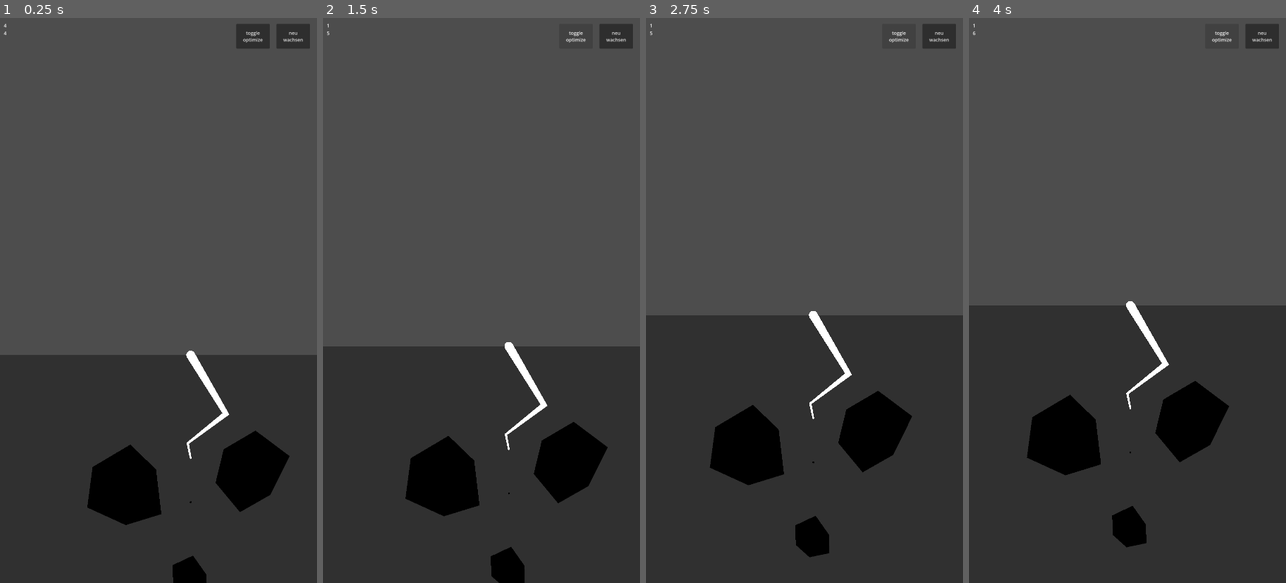
Above: before the commit, frames 1-4 (left to right).
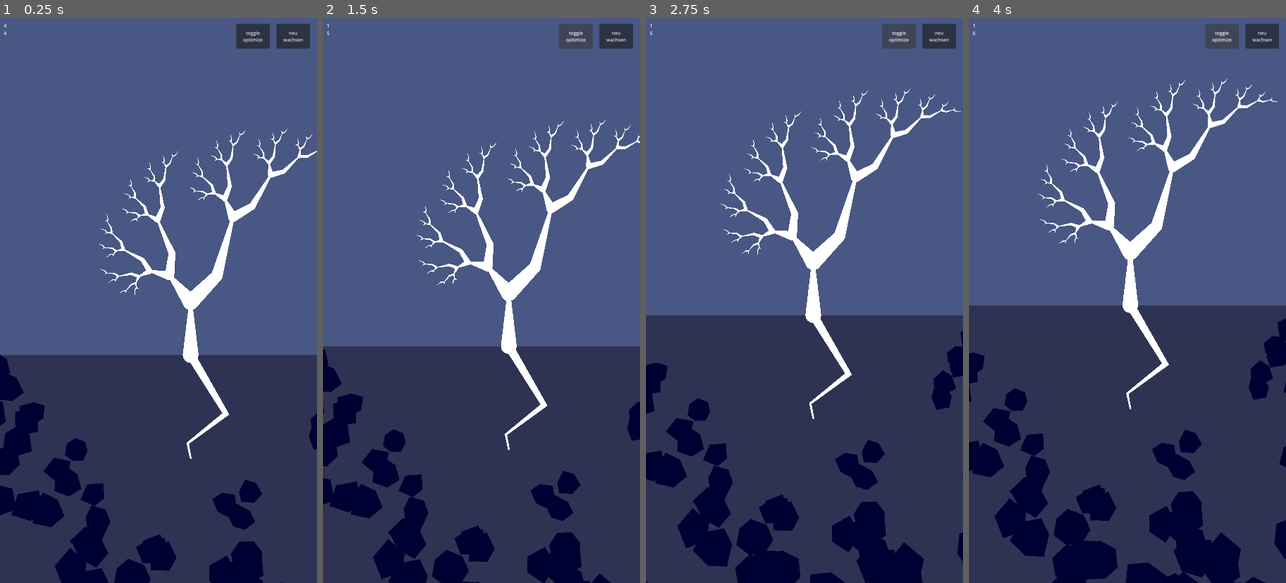
Above: after the commit, the same moments.

Repository: PSteinhaus/mathtrees
Game: Godot game, scene res://scenes/world.tscn
Same seed, same stepped clock (60 frames per second), same inputs: the game is played once before the commit and once after it.
Inputs:
- Up to frame 1 (0.25 s): no input
- Up to frame 2 (1.5 s): click "neu wachsen" at 0.5 s; click "toggle optimize" at 1.25 s
- Up to frame 3 (2.75 s): click "toggle optimize" at 2 s
- Up to frame 4 (4 s): click "neu wachsen" at 2.75 s; click "toggle optimize" at 3.5 s

The runs differ from the first frame. In frame 1, 99% of the frame differs, in the area x 0-100%, y 0-100%; in frame 2, 99%; in frame 3, 99%; in frame 4, 99%.

Commit message:
created pretty boulder distribution and tree

Diff:
--- a/project.godot
+++ b/project.godot
@@ -42,3 +42,4 @@
 renderer/rendering_method="gl_compatibility"
 renderer/rendering_method.mobile="gl_compatibility"
 textures/vram_compression/import_etc2_astc=true
+environment/defaults/default_clear_color=Color(0.28109208, 0.3404848, 0.5125523, 1)
--- a/scenes/world.tscn
+++ b/scenes/world.tscn
@@ -14,13 +14,18 @@
 script = ExtResource("1_nnsk1")
 
 [node name="MeshInstance2D" type="MeshInstance2D" parent="World" unique_id=737727527]
-modulate = Color(0.18717614, 0.18717614, 0.18717614, 1)
+modulate = Color(0.18398687, 0.20137545, 0.32369912, 1)
 position = Vector2(540, 894)
 scale = Vector2(394235.28, 1169824.4)
 mesh = SubResource("QuadMesh_rwgxs")
 
 [node name="RT_Tree" type="Node2D" parent="World" unique_id=768663180]
 position = Vector2(540, 894)
+script = ExtResource("2_rwgxs")
+metadata/_custom_type_script = "uid://bao8uj5b72l54"
+
+[node name="RT_Tree_Up" type="Node2D" parent="World" unique_id=465707927]
+position = Vector2(1080, 1788)
 script = ExtResource("2_rwgxs")
 metadata/_custom_type_script = "uid://bao8uj5b72l54"
 
--- a/scripts/boulder.gd
+++ b/scripts/boulder.gd
@@ -61,7 +61,7 @@
 		shader_type canvas_item;
 
 		void fragment() {
-			COLOR = vec4(0.0, 0.0, 0.0, 1.0); // solid black
+			COLOR = vec4(0.0, 0.0, 0.2, 1.0); // solid black
 		}
 	"""
 
--- a/scripts/boulder_map.gd
+++ b/scripts/boulder_map.gd
@@ -63,8 +63,8 @@
 	return closest_point
 
 ## pos in global coords
-func generate_boulder_at(pos: Vector2):
-	var s = 3. * randf()
+func generate_boulder_at(pos: Vector2, size: float = 1.5):
+	var s = size
 	var b = Boulder.generate_at(pos, TAU * randf(), Vector2(s, s))
 	update_boulder(b)
 
--- a/scripts/rt_tree.gd
+++ b/scripts/rt_tree.gd
@@ -6,14 +6,26 @@
 signal optimize_finished
 var is_optimized: bool = false
 
+func clone() -> RT_Tree:
+	var copy = RT_Tree.new()
+	copy.root = Line2D.new()
+	copy.root.points = root.points # copied internally by Godot, so no clone needed
+	copy.add_child(copy.root)
+	# also clone the children recursively
+	for rt_child in rt_children.keys():
+		var index = rt_children[rt_child]
+		var child_copy = rt_child.clone()
+		copy.add_rt_child(child_copy, index)
+	return copy
+
 func _ready() -> void:
 	if root == null:
 		root = Line2D.new()
 		add_child(root)
-		root.default_color = Color.WHITE
-		root.width = 30.
-		root.begin_cap_mode = Line2D.LINE_CAP_ROUND
-		root.end_cap_mode = Line2D.LINE_CAP_ROUND
+	root.default_color = Color.WHITE
+	root.width = 30.
+	root.begin_cap_mode = Line2D.LINE_CAP_ROUND
+	root.end_cap_mode = Line2D.LINE_CAP_ROUND
 	var default_curve = Curve.new()
 
 	# First point: x = 0, y = 1.0 (start fully visible)
@@ -50,7 +62,7 @@
 				optimize_finished.emit()
 			opt_cooldown = OPTIMIZE_COOLDOWN
 
-func add_point(pos: Vector2) -> void:
+func add_point(pos: Vector2, opt: bool = true) -> void:
 	# Adds a point to the root Line2D.
 	if root == null:
 		push_warning("RT_Tree: root is not assigned.")
@@ -58,7 +70,7 @@
 	root.add_point(pos)
 	# activate optimization
 	is_optimized = false
-	optimization_activated = true
+	optimization_activated = opt
 
 func points() -> PackedVector2Array:
 	return root.points
@@ -107,9 +119,17 @@
 	var skip: bool = false
 	# if max_points is a positive number only so many points should be optimized at max
 	# these points are to be taken from the end of the root
-	var start_index: int = 0
+	# also: start only AT the last child, so that we don't have to mess around with rt_children
+	#       losing their parent index / having it moved
+	var start_index: int
+	if rt_children.is_empty():
+		start_index = 0
+	else:
+		start_index = rt_children.values().reduce(func(acc, x):
+			return max(acc, x)
+		)
 	if max_points >= 0:
-		start_index = clamp(points.size() - max_points, 0, points.size())
+		start_index = clamp(points.size() - max_points, start_index, points.size())
 		# make sure all points up to there are contained in the new_points
 		if not in_place:
 			new_points.append_array(points.slice(0,start_index))
@@ -165,6 +185,51 @@
 		children_count += c.point_count_with_children()
 	return count + children_count
 
+## takes the tip children of this root and add them to the tips of all children
+func grow_recursively(grow_scale: Vector2 = Vector2.ONE):
+	# get the tip children
+	var tip_index = root.points.size() - 1
+	var tip_children = rt_children.keys().filter(func(child): return rt_children[child] == tip_index)
+	# clone them
+	var tip_clones = tip_children.map(func(c): return c.clone())
+	# find the tips of the children and add them there
+	var leaves = get_leaves()
+	for rt_tree: RT_Tree in leaves.keys():
+		var leaf_tip_index: int = leaves[rt_tree]
+		# TODO: add children rotated fitting to the direction of the tip
+		var leaf_tip_direction = rt_tree.root_tip_direction()
+		for tip_clone: RT_Tree in tip_clones:
+			var final_clone = tip_clone.clone()
+			rt_tree.add_rt_child(final_clone, leaf_tip_index)
+			final_clone.rotation = leaf_tip_direction
+			final_clone.scale = grow_scale
+
+func root_tip_direction() -> float:
+	var root_size = root.points.size()
+	if root_size > 1:
+		var last_point = root.points[root_size - 1]
+		var previous_point = root.points[root_size - 2]
+		var local_direction = (last_point - previous_point).angle() + PI / 2.
+		var global_root_direction = root.global_rotation
+		return local_direction
+	else:
+		return 0.
+
+## get the tips of this tree, meaning end points of rt_tree roots which have no children at their tips
+## these can belong to rt_children, (or even grandchildren etc.)
+## the values represent the index of the last point of the tip-childless rt_child
+func get_leaves() -> Dictionary[RT_Tree, int]:
+	var leaves: Dictionary[RT_Tree, int] = {}
+	var tip_index: int = root.points.size() - 1
+	if rt_children.values().all(func(index): return index != tip_index):
+		# no tip children, so the tip of this root is a leaf as well
+		leaves[self] = tip_index
+	# recursively search rt_children for tips and add them to the dictionary
+	for rt_child in rt_children:
+		var child_leaves = rt_child.get_leaves()
+		leaves.merge(child_leaves)
+	return leaves
+
 ## Applies a lambda to the widths of points, optionally recursing into rt_children.
 func apply_widths(func_lambda: Callable, include_children: bool = true, force_update: bool = false) -> void:
 	if root == null:
--- a/scripts/world.gd
+++ b/scripts/world.gd
@@ -19,7 +19,7 @@
 		return current_tree
 
 var energy: float = 1.
-const ENERGY_DRAIN_PER_LENGTH: float = 0.0009
+const ENERGY_DRAIN_PER_LENGTH: float = 0.0006
 
 func energy_grow_factor() -> float:
 	return 1 - ((1 - energy) * 0.98) ** 1.5
@@ -70,10 +70,60 @@
 	$RT_Tree.add_point(Vector2(0., 350.))
 
 	var root_pos = $RT_Tree.position
-	boulder_map.generate_boulder_at(root_pos + Vector2(200., 400.))
-	boulder_map.generate_boulder_at(root_pos + Vector2(0., 760.))
-	boulder_map.generate_boulder_at(root_pos + Vector2(-220., 450.))
-	boulder_map.generate_boulder_at(root_pos + Vector2(0., 500.))
+	# generate some random boulders, most farther away and bigger
+	for i in range(5000):
+		var r = randf()
+		var radius = 2500. - (r ** 20) * 2500. + 500.
+		var size = radius * 0.0015
+		var angle = randf_range(0., PI)
+		var x = radius * cos(angle)
+		var y = radius * sin(angle)
+		boulder_map.generate_boulder_at(root_pos + Vector2(x, y), size)
+
+	#boulder_map.generate_boulder_at(root_pos + Vector2(200., 400.))
+	#boulder_map.generate_boulder_at(root_pos + Vector2(0., 760.))
+	#boulder_map.generate_boulder_at(root_pos + Vector2(-220., 450.))
+	#boulder_map.generate_boulder_at(root_pos + Vector2(0., 500.))
+
+	# create the tree that grows upwards
+	$RT_Tree_Up.position = root_pos
+	$RT_Tree_Up.add_point(Vector2(0., 0.))
+	$RT_Tree_Up.add_point(Vector2(0., -100.))
+	# add branches
+	var branch0 = RT_Tree.new()
+	var branch1 = RT_Tree.new()
+	$RT_Tree_Up.add_rt_child(branch0, 1)
+	$RT_Tree_Up.add_rt_child(branch1, 1)
+	branch0.add_point(Vector2(0., 0.))
+	branch0.add_point(Vector2(-40., -50.))
+	branch1.add_point(Vector2(0., 0.))
+	branch1.add_point(Vector2(50., -50.))
+	branch1.add_point(Vector2(80., -160.))
+	#var branch2 = RT_Tree.new()
+	#var branch3 = RT_Tree.new()
+	#branch1.add_rt_child(branch2, 1)
+	#branch1.add_rt_child(branch3, 1)
+	#branch2.add_point(Vector2(0., 0.), false)
+	#branch2.add_point(Vector2(30., -50.), false)
+	#branch3.add_point(Vector2(0., 0.), false)
+	#branch3.add_point(Vector2(-30., -50.), false)
+	var g_scale = Vector2(0.6, 0.6)
+	$RT_Tree_Up.grow_recursively(g_scale)
+	for c in $RT_Tree_Up.rt_children:
+		c.grow_recursively(g_scale)
+	for c in $RT_Tree_Up.rt_children:
+		for c0 in c.rt_children:
+			c0.grow_recursively(g_scale)
+	for c in $RT_Tree_Up.rt_children:
+		for c0 in c.rt_children:
+			for c1 in c0.rt_children:
+				c1.grow_recursively(g_scale)
+	for c in $RT_Tree_Up.rt_children:
+		for c0 in c.rt_children:
+			for c1 in c0.rt_children:
+				for c2 in c1.rt_children:
+					c2.grow_recursively(g_scale)
+	$RT_Tree_Up.scale *= 1.8
 
 func set_root_point_global(index: int, p: Vector2):
 	var p_local = current_tree.to_local(p)
